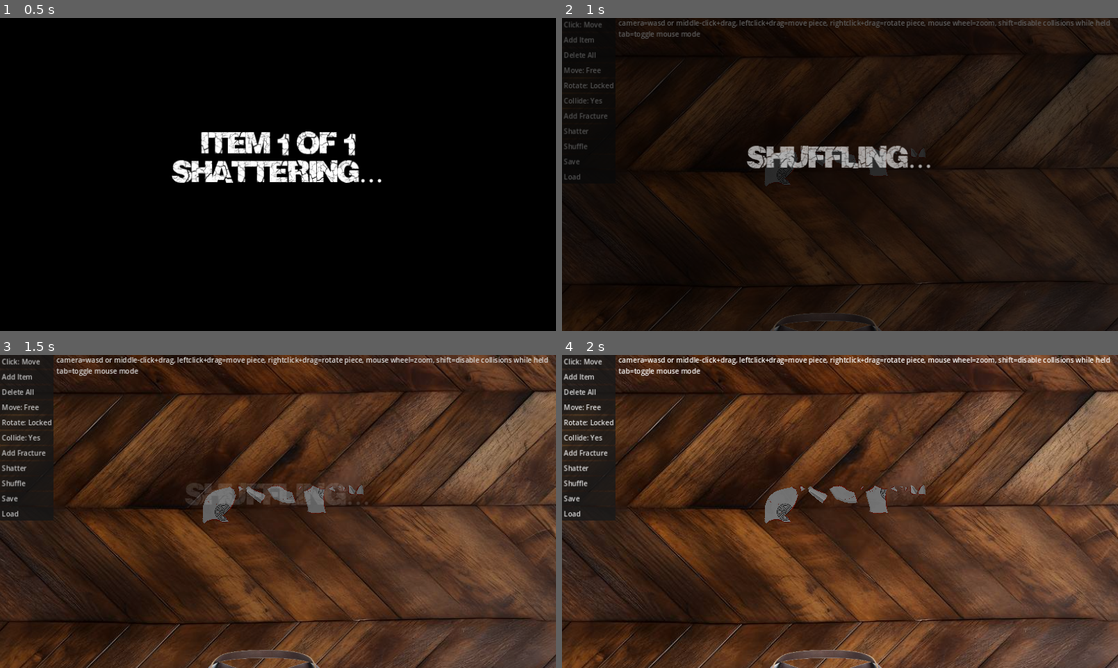
Above: before the commit, frames 1-4 (two rows, left to right).
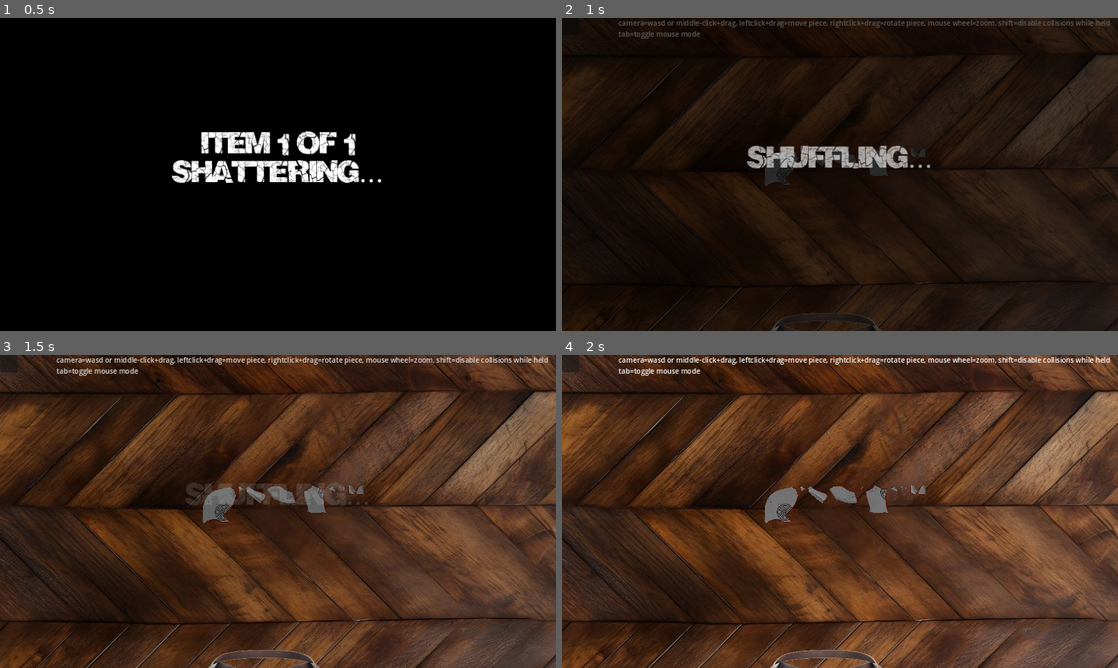
Above: after the commit, the same moments.

Repository: feyrkh/Exploratory
Game: Godot game, scene res://pottery/CleaningTable.tscn
Same seed, same stepped clock (60 frames per second), same inputs: the game is played once before the commit and once after it. This scene is started directly instead of the project's main scene.
Inputs (mouse positions are in pixels of both pictures, inside the frame that each line leads up to):
- Up to frame 1 (0.5 s): no input
- Up to frame 2 (1 s): click (589, 24) at 0.5 s, where only the run before the commit has a clickable "Click: Move"
- Up to frame 3 (1.5 s): click (27, 376) at 1.25 s, where only the run before the commit has a clickable "Add Item"
- Up to frame 4 (2 s): no input

Frame 1 is identical in both runs. In frame 2, 1.0% of the frame differs, in the area x 0-10%, y 1-52%; in frame 3, 3.5%; in frame 4, 3.8%, in the area x 0-10%, y 0-53%.

Commit message:
Toolbag demo

Diff:
--- a/menu/TitleScreen.tscn
+++ b/menu/TitleScreen.tscn
@@ -1,7 +1,10 @@
-[gd_scene load_steps=3 format=3 uid="uid://cf3wlna5ki846"]
+[gd_scene load_steps=4 format=3 uid="uid://cf3wlna5ki846"]
 
 [ext_resource type="Script" path="res://menu/TitleScreen.gd" id="1_mpvbx"]
 [ext_resource type="Theme" uid="uid://p7fc7eiwupyw" path="res://theme/main_menu.tres" id="2_7feem"]
+
+[sub_resource type="Environment" id="Environment_huhv1"]
+background_mode = 1
 
 [node name="TitleScreen" type="Node2D"]
 script = ExtResource("1_mpvbx")
@@ -233,6 +236,12 @@
 theme = ExtResource("2_7feem")
 text = "Exit"
 metadata/_edit_lock_ = true
+
+[node name="WorldEnvironment" type="WorldEnvironment" parent="."]
+environment = SubResource("Environment_huhv1")
+
+[node name="Camera2D" type="Camera2D" parent="."]
+anchor_mode = 0
 
 [connection signal="mouse_entered" from="OptionsContainer/OptionsGrid/ItemCountLabel" to="." method="_on_item_count_label_mouse_entered"]
 [connection signal="mouse_entered" from="OptionsContainer/OptionsGrid/ItemCountDecrease" to="." method="_on_item_count_label_mouse_entered"]
--- a/menu/main/DemoTable.gd
+++ b/menu/main/DemoTable.gd
@@ -1,5 +1,6 @@
 extends Node2D
 const SCROLL_SPEED := 50
+const NUM_SLOTS := 4
 var primes = [79, 83, 89, 97]
 var should_load_slowly = true
 
@@ -14,9 +15,9 @@
 	noise.fractal_type = FastNoiseLite.FRACTAL_FBM
 	noise.seed = randf()
 	var tree_to_use
-	var num_items = randi_range(2, 5)
-	num_items=5
-	var start_slot = randi_range(0, 4)
+	var num_items = randi_range(2, NUM_SLOTS)
+	num_items=NUM_SLOTS
+	var start_slot = randi_range(0, NUM_SLOTS-1)
 	var prime = primes.pick_random()
 	for i in range(num_items):
 		var item := await ItemBuilder.build_random_item(null, should_load_slowly, noise if randf() < 0.3 else null, randf_range(0.1, 1.0))
@@ -25,7 +26,7 @@
 		var slot = find_child("Slot"+str(start_slot))
 		slot.add_child(item)
 		item.position = Vector2(-(item.bounding_box.size.x/2) * item.scale.x, -(item.bounding_box.size.y) * item.scale.y)
-		start_slot = (start_slot + prime) % 5
+		start_slot = (start_slot + prime) % NUM_SLOTS
 		if should_load_slowly:
 			await(get_tree().process_frame)
 		for j in range(randi_range(2, 7)):
@@ -34,9 +35,9 @@
 			await(get_tree().process_frame)
 		item.try_shatter(randf_range(0.5, 1.5), should_load_slowly)
 		if should_load_slowly:
-			for j in range(5):
+			for j in range(NUM_SLOTS):
 				await(get_tree().process_frame)
-	for i in range(5):
+	for i in range(NUM_SLOTS):
 		var slot = find_child("Slot"+str(i))
 		for item in slot.get_children():
 			if is_instance_valid(item) and item is ArcheologyItem:
--- a/menu/main/DemoTable.tscn
+++ b/menu/main/DemoTable.tscn
@@ -1,49 +1,23 @@
-[gd_scene load_steps=2 format=3 uid="uid://brb4yifejocw3"]
+[gd_scene load_steps=3 format=3 uid="uid://brb4yifejocw3"]
 
 [ext_resource type="Script" path="res://menu/main/DemoTable.gd" id="1_hvqn8"]
+[ext_resource type="Texture2D" uid="uid://cr211tcpa7q1p" path="res://pottery/shelf.png" id="2_sv8rw"]
 
 [node name="DemoTable" type="Node2D"]
 z_index = -1
 script = ExtResource("1_hvqn8")
 metadata/_edit_vertical_guides_ = [-986.0, 1.0]
 
-[node name="LeftArm" type="Polygon2D" parent="."]
-z_index = -100
-position = Vector2(-1128, 63)
-color = Color(0.494118, 0.211765, 0.164706, 1)
-polygon = PackedVector2Array(340, 11, 140, 571, 209, 571, 398, 12)
+[node name="Shelf" type="Sprite2D" parent="."]
+z_index = -1
+position = Vector2(-485, 440)
+texture = ExtResource("2_sv8rw")
 
-[node name="RightArm" type="Polygon2D" parent="."]
-z_index = -100
-position = Vector2(137, 63)
-scale = Vector2(-1, 1)
-color = Color(0.494118, 0.211765, 0.164706, 1)
-polygon = PackedVector2Array(340, 11, 140, 571, 209, 571, 398, 12)
+[node name="Slot0" type="Node2D" parent="Shelf"]
+z_as_relative = false
+position = Vector2(154, -199)
 
-[node name="Shelf1" type="Polygon2D" parent="."]
-z_index = -100
-position = Vector2(-1128, 63)
-color = Color(0.494118, 0.211765, 0.164706, 1)
-polygon = PackedVector2Array(1034, 443, 223, 442, 205, 503, 1074, 503)
-
-[node name="Shelf2" type="Polygon2D" parent="."]
-z_index = -100
-position = Vector2(-1002, -146)
-scale = Vector2(0.802071, 1)
-color = Color(0.494118, 0.211765, 0.164706, 1)
-polygon = PackedVector2Array(1034, 443, 223, 442, 205, 503, 1074, 503)
-
-[node name="Shelf3" type="Polygon2D" parent="."]
-z_index = -100
-position = Vector2(-950.32, -367)
-scale = Vector2(0.706071, 1)
-color = Color(0.494118, 0.211765, 0.164706, 1)
-polygon = PackedVector2Array(1034, 443, 223, 442, 205, 503, 1074, 503)
-
-[node name="Slot0" type="Node2D" parent="."]
-position = Vector2(-509, 506)
-
-[node name="ColorRect" type="ColorRect" parent="Slot0"]
+[node name="ColorRect" type="ColorRect" parent="Shelf/Slot0"]
 visible = false
 z_index = 4
 offset_left = -5.0
@@ -51,10 +25,11 @@
 offset_right = 5.0
 offset_bottom = 5.0
 
-[node name="Slot1" type="Node2D" parent="."]
-position = Vector2(-741, 506)
+[node name="Slot1" type="Node2D" parent="Shelf"]
+z_as_relative = false
+position = Vector2(-186, 92)
 
-[node name="ColorRect" type="ColorRect" parent="Slot1"]
+[node name="ColorRect" type="ColorRect" parent="Shelf/Slot1"]
 visible = false
 z_index = 4
 offset_left = -5.0
@@ -62,10 +37,11 @@
 offset_right = 5.0
 offset_bottom = 5.0
 
-[node name="Slot2" type="Node2D" parent="."]
-position = Vector2(-265, 506)
+[node name="Slot2" type="Node2D" parent="Shelf"]
+z_as_relative = false
+position = Vector2(168, 94)
 
-[node name="ColorRect" type="ColorRect" parent="Slot2"]
+[node name="ColorRect" type="ColorRect" parent="Shelf/Slot2"]
 visible = false
 z_index = 4
 offset_left = -5.0
@@ -73,24 +49,14 @@
 offset_right = 5.0
 offset_bottom = 5.0
 
-[node name="Slot3" type="Node2D" parent="."]
-position = Vector2(-633, 296)
+[node name="Slot3" type="Node2D" parent="Shelf"]
+z_as_relative = false
+position = Vector2(-178, -201)
 
-[node name="ColorRect" type="ColorRect" parent="Slot3"]
+[node name="ColorRect" type="ColorRect" parent="Shelf/Slot3"]
 visible = false
 z_index = 4
 offset_left = -5.0
 offset_top = -5.0
 offset_right = 5.0
 offset_bottom = 5.0
-
-[node name="Slot4" type="Node2D" parent="."]
-position = Vector2(-378, 297)
-
-[node name="ColorRect" type="ColorRect" parent="Slot4"]
-visible = false
-z_index = 4
-offset_left = -5.0
-offset_top = -5.0
-offset_right = 5.0
-offset_bottom = 5.0
--- a/pottery/CleaningTable.gd
+++ b/pottery/CleaningTable.gd
@@ -226,38 +226,29 @@
 	Global.lock_rotation = !Global.lock_rotation
 	update_button_text()
 
-
-func _on_collide_button_pressed():
-	Global.collide = !Global.collide
-	update_button_text()
-
 func update_button_text():
+	pass
 	if Global.freeze_pieces:
-		find_child("FreezeButton").text = "Move: Locked"
+		find_child("FreezeButton").text = "Bump\nOn"
 	else:
-		find_child("FreezeButton").text = "Move: Free"
-	if Global.collide:
-		find_child("CollideButton").text = "Collide: Yes"
+		find_child("FreezeButton").text = "Bump\nOff"
+	#if Global.collide:
+		#find_child("CollideButton").text = "Collide: Yes"
+	#else:
+		#find_child("CollideButton").text = "Collide: No"
+	if Global.lock_rotation:
+		find_child("LockRotateButton").text = "Rotate\nOff"
 	else:
-		find_child("CollideButton").text = "Collide: No"
-	if Global.lock_rotation:
-		find_child("LockRotateButton").text = "Rotate: Locked"
-	else:
-		find_child("LockRotateButton").text = "Rotate: Free"
-	match Global.click_mode:
-		Global.ClickMode.move: find_child("ClickModeButton").text = "Click: Move"
-		Global.ClickMode.glue: find_child("ClickModeButton").text = "Click: Glue"
-		Global.ClickMode.paint: find_child("ClickModeButton").text = "Click: Paint"
-		_: find_child("ClickModeButton").text = "Click: Unknown?"
-
-
-func _on_add_fracture_button_pressed():
-	find_child("Pieces").get_children().pick_random().random_scar()
-
-
-func _on_shatter_button_pressed():
-	for child in find_child("Pieces").get_children():
-		child.shattering_in_progress = [Global.shatter_width, false]
+		find_child("LockRotateButton").text = "Rotate\nOn"
+	#match Global.click_mode:
+		#Global.ClickMode.move: find_child("ClickModeButton").text = "Click: Move"
+		#Global.ClickMode.glue: find_child("ClickModeButton").text = "Click: Glue"
+		#Global.ClickMode.paint: find_child("ClickModeButton").text = "Click: Paint"
+		#_: find_child("ClickModeButton").text = "Click: Unknown?"
+
+#func _on_shatter_button_pressed():
+	#for child in find_child("Pieces").get_children():
+		#child.shattering_in_progress = [Global.shatter_width, false]
 
 
 func _on_shuffle_button_pressed():
@@ -321,10 +312,7 @@
 	for child in $Pieces.get_children():
 		child.queue_free()
 
-func _on_click_mode_pressed():
-	Global.rotate_click_mode()
-
-func _on_save_button_pressed():
+func save_workspace():
 	var image_save_data := {} # ImageBuilder.ImageSaveData -> int index
 	var item_save_data = []
 	for item in $Pieces.get_children():
@@ -337,7 +325,7 @@
 	save_file.store_var((item_save_data))
 	save_file.close()
 
-func _on_load_button_pressed():
+func load_workspace():
 	for child in $Pieces.get_children():
 		child.queue_free()
 	var save_file := FileAccess.open("user://save.dat", FileAccess.READ)
--- a/pottery/CleaningTable.tscn
+++ b/pottery/CleaningTable.tscn
@@ -6,6 +6,11 @@
 [ext_resource type="Texture2D" uid="uid://cc8pmk1km76fw" path="res://art/desktop.jpg" id="3_g5nv7"]
 [ext_resource type="Theme" uid="uid://dwad5m8etc8jg" path="res://theme/toolbox_theme.tres" id="4_smbbr"]
 [ext_resource type="Script" path="res://pottery/ToolboxContainer.gd" id="5_02g13"]
+[ext_resource type="Texture2D" uid="uid://din2bwl03yjl4" path="res://art/icon/new_item.png" id="6_ykwqm"]
+[ext_resource type="Texture2D" uid="uid://c7pq1fo4eb4qh" path="res://art/icon/bump.png" id="8_20xbj"]
+[ext_resource type="Texture2D" uid="uid://dpl0pib8s34xv" path="res://art/icon/rotate.png" id="9_t8akh"]
+[ext_resource type="Texture2D" uid="uid://svocl7vr3n7r" path="res://art/icon/shuffle.png" id="10_03ju3"]
+[ext_resource type="Texture2D" uid="uid://n7h30whidhfi" path="res://art/icon/glue_pot.png" id="10_6y6y3"]
 
 [sub_resource type="CircleShape2D" id="CircleShape2D_tahv2"]
 radius = 15.0
@@ -42,79 +47,6 @@
 [node name="PanelContainer" type="PanelContainer" parent="CanvasLayer"]
 offset_right = 40.0
 offset_bottom = 40.0
-
-[node name="HBoxContainer" type="VBoxContainer" parent="CanvasLayer/PanelContainer"]
-layout_mode = 2
-
-[node name="ClickModeButton" type="Button" parent="CanvasLayer/PanelContainer/HBoxContainer"]
-layout_mode = 2
-focus_mode = 0
-text = "Mode: Move
-"
-alignment = 0
-
-[node name="AddNewButton" type="Button" parent="CanvasLayer/PanelContainer/HBoxContainer"]
-layout_mode = 2
-focus_mode = 0
-toggle_mode = true
-text = "Add Item"
-alignment = 0
-
-[node name="DeleteAllButton" type="Button" parent="CanvasLayer/PanelContainer/HBoxContainer"]
-layout_mode = 2
-focus_mode = 0
-toggle_mode = true
-text = "Delete All"
-alignment = 0
-
-[node name="FreezeButton" type="Button" parent="CanvasLayer/PanelContainer/HBoxContainer"]
-layout_mode = 2
-focus_mode = 0
-toggle_mode = true
-text = "Move: Free"
-alignment = 0
-
-[node name="LockRotateButton" type="Button" parent="CanvasLayer/PanelContainer/HBoxContainer"]
-layout_mode = 2
-focus_mode = 0
-text = "Rotate: Locked"
-alignment = 0
-
-[node name="CollideButton" type="Button" parent="CanvasLayer/PanelContainer/HBoxContainer"]
-layout_mode = 2
-focus_mode = 0
-text = "Collide: Yes"
-alignment = 0
-
-[node name="AddFractureButton" type="Button" parent="CanvasLayer/PanelContainer/HBoxContainer"]
-layout_mode = 2
-focus_mode = 0
-text = "Add Fracture"
-alignment = 0
-
-[node name="ShatterButton" type="Button" parent="CanvasLayer/PanelContainer/HBoxContainer"]
-layout_mode = 2
-focus_mode = 0
-text = "Shatter"
-alignment = 0
-
-[node name="ShuffleButton" type="Button" parent="CanvasLayer/PanelContainer/HBoxContainer"]
-layout_mode = 2
-focus_mode = 0
-text = "Shuffle"
-alignment = 0
-
-[node name="SaveButton" type="Button" parent="CanvasLayer/PanelContainer/HBoxContainer"]
-layout_mode = 2
-focus_mode = 0
-text = "Save"
-alignment = 0
-
-[node name="LoadButton" type="Button" parent="CanvasLayer/PanelContainer/HBoxContainer"]
-layout_mode = 2
-focus_mode = 0
-text = "Load"
-alignment = 0
 
 [node name="Label" type="Label" parent="CanvasLayer"]
 offset_left = 130.0
@@ -152,6 +84,145 @@
 theme = ExtResource("4_smbbr")
 script = ExtResource("5_02g13")
 
+[node name="MarginContainer" type="MarginContainer" parent="CanvasLayer/ToolboxContainer"]
+layout_mode = 2
+theme_override_constants/margin_left = 45
+theme_override_constants/margin_top = 80
+theme_override_constants/margin_right = 35
+
+[node name="VBoxContainer" type="VBoxContainer" parent="CanvasLayer/ToolboxContainer/MarginContainer"]
+layout_mode = 2
+
+[node name="Tools" type="GridContainer" parent="CanvasLayer/ToolboxContainer/MarginContainer/VBoxContainer"]
+layout_mode = 2
+columns = 4
+
+[node name="FreezeButton" type="Button" parent="CanvasLayer/ToolboxContainer/MarginContainer/VBoxContainer/Tools"]
+layout_mode = 2
+size_flags_horizontal = 3
+focus_mode = 0
+mouse_filter = 1
+text = "bump
+off"
+icon = ExtResource("8_20xbj")
+alignment = 0
+
+[node name="LockRotateButton" type="Button" parent="CanvasLayer/ToolboxContainer/MarginContainer/VBoxContainer/Tools"]
+layout_mode = 2
+size_flags_horizontal = 3
+focus_mode = 0
+mouse_filter = 1
+text = "rotate
+off"
+icon = ExtResource("9_t8akh")
+alignment = 0
+
+[node name="AddNewButton" type="Button" parent="CanvasLayer/ToolboxContainer/MarginContainer/VBoxContainer/Tools"]
+layout_mode = 2
+size_flags_horizontal = 3
+focus_mode = 0
+mouse_filter = 1
+theme = ExtResource("4_smbbr")
+text = "New
+Item"
+icon = ExtResource("6_ykwqm")
+alignment = 0
+
+[node name="ShuffleButton" type="Button" parent="CanvasLayer/ToolboxContainer/MarginContainer/VBoxContainer/Tools"]
+layout_mode = 2
+size_flags_horizontal = 3
+focus_mode = 0
+mouse_filter = 1
+text = "shuffle"
+icon = ExtResource("10_03ju3")
+alignment = 0
+
+[node name="GlueClear" type="Button" parent="CanvasLayer/ToolboxContainer/MarginContainer/VBoxContainer/Tools"]
+layout_mode = 2
+size_flags_horizontal = 3
+focus_mode = 0
+mouse_filter = 1
+text = "glue
+clear"
+icon = ExtResource("10_6y6y3")
+alignment = 0
+
+[node name="GlueWhite" type="Button" parent="CanvasLayer/ToolboxContainer/MarginContainer/VBoxContainer/Tools"]
+layout_mode = 2
+size_flags_horizontal = 3
+focus_mode = 0
+mouse_filter = 1
+text = "glue
+white"
+icon = ExtResource("10_6y6y3")
+alignment = 0
+
+[node name="GlueGold" type="Button" parent="CanvasLayer/ToolboxContainer/MarginContainer/VBoxContainer/Tools"]
+self_modulate = Color(1, 0.858824, 0.0705882, 1)
+layout_mode = 2
+size_flags_horizontal = 3
+focus_mode = 0
+mouse_filter = 1
+text = "glue
+gold"
+icon = ExtResource("10_6y6y3")
+alignment = 0
+
+[node name="GlueRed" type="Button" parent="CanvasLayer/ToolboxContainer/MarginContainer/VBoxContainer/Tools"]
+self_modulate = Color(0.858824, 0, 0.0980392, 1)
+layout_mode = 2
+size_flags_horizontal = 3
+focus_mode = 0
+mouse_filter = 1
+text = "glue
+red"
+icon = ExtResource("10_6y6y3")
+alignment = 0
+
+[node name="GlueGreen" type="Button" parent="CanvasLayer/ToolboxContainer/MarginContainer/VBoxContainer/Tools"]
+self_modulate = Color(0.196078, 0.964706, 0, 1)
+layout_mode = 2
+size_flags_horizontal = 3
+focus_mode = 0
+mouse_filter = 1
+text = "glue
+green"
+icon = ExtResource("10_6y6y3")
+alignment = 0
+
+[node name="GlueBlue" type="Button" parent="CanvasLayer/ToolboxContainer/MarginContainer/VBoxContainer/Tools"]
+self_modulate = Color(0.0862745, 0.0431373, 1, 1)
+layout_mode = 2
+size_flags_horizontal = 3
+focus_mode = 0
+mouse_filter = 1
+text = "glue
+blue"
+icon = ExtResource("10_6y6y3")
+alignment = 0
+
+[node name="GlueViolet" type="Button" parent="CanvasLayer/ToolboxContainer/MarginContainer/VBoxContainer/Tools"]
+self_modulate = Color(0.764706, 0, 0.901961, 1)
+layout_mode = 2
+size_flags_horizontal = 3
+focus_mode = 0
+mouse_filter = 1
+text = "glue
+violet"
+icon = ExtResource("10_6y6y3")
+alignment = 0
+
+[node name="GlueGreen3" type="Button" parent="CanvasLayer/ToolboxContainer/MarginContainer/VBoxContainer/Tools"]
+self_modulate = Color(0.270588, 0.266667, 0.27451, 1)
+layout_mode = 2
+size_flags_horizontal = 3
+focus_mode = 0
+mouse_filter = 1
+text = "glue
+black"
+icon = ExtResource("10_6y6y3")
+alignment = 0
+
 [node name="CursorArea" type="Area2D" parent="."]
 collision_layer = 0
 collision_mask = 2
@@ -181,18 +252,19 @@
 rotation = 1.5708
 shape = SubResource("RectangleShape2D_wqvk2")
 
-[connection signal="pressed" from="CanvasLayer/PanelContainer/HBoxContainer/ClickModeButton" to="." method="_on_click_mode_pressed"]
-[connection signal="pressed" from="CanvasLayer/PanelContainer/HBoxContainer/AddNewButton" to="." method="_on_add_new_button_pressed"]
-[connection signal="pressed" from="CanvasLayer/PanelContainer/HBoxContainer/DeleteAllButton" to="." method="_on_delete_all_button_pressed"]
-[connection signal="pressed" from="CanvasLayer/PanelContainer/HBoxContainer/FreezeButton" to="." method="_on_freeze_button_pressed"]
-[connection signal="pressed" from="CanvasLayer/PanelContainer/HBoxContainer/LockRotateButton" to="." method="_on_lock_rotate_button_pressed"]
-[connection signal="pressed" from="CanvasLayer/PanelContainer/HBoxContainer/CollideButton" to="." method="_on_collide_button_pressed"]
-[connection signal="pressed" from="CanvasLayer/PanelContainer/HBoxContainer/AddFractureButton" to="." method="_on_add_fracture_button_pressed"]
-[connection signal="pressed" from="CanvasLayer/PanelContainer/HBoxContainer/ShatterButton" to="." method="_on_shatter_button_pressed"]
-[connection signal="pressed" from="CanvasLayer/PanelContainer/HBoxContainer/ShuffleButton" to="." method="_on_shuffle_button_pressed"]
-[connection signal="pressed" from="CanvasLayer/PanelContainer/HBoxContainer/SaveButton" to="." method="_on_save_button_pressed"]
-[connection signal="pressed" from="CanvasLayer/PanelContainer/HBoxContainer/LoadButton" to="." method="_on_load_button_pressed"]
 [connection signal="mouse_entered" from="CanvasLayer/ToolboxContainer" to="CanvasLayer/ToolboxContainer" method="_on_mouse_entered"]
 [connection signal="mouse_exited" from="CanvasLayer/ToolboxContainer" to="CanvasLayer/ToolboxContainer" method="_on_mouse_exited"]
+[connection signal="pressed" from="CanvasLayer/ToolboxContainer/MarginContainer/VBoxContainer/Tools/FreezeButton" to="." method="_on_freeze_button_pressed"]
+[connection signal="pressed" from="CanvasLayer/ToolboxContainer/MarginContainer/VBoxContainer/Tools/LockRotateButton" to="." method="_on_lock_rotate_button_pressed"]
+[connection signal="pressed" from="CanvasLayer/ToolboxContainer/MarginContainer/VBoxContainer/Tools/AddNewButton" to="." method="_on_add_new_button_pressed"]
+[connection signal="pressed" from="CanvasLayer/ToolboxContainer/MarginContainer/VBoxContainer/Tools/ShuffleButton" to="." method="_on_shuffle_button_pressed"]
+[connection signal="pressed" from="CanvasLayer/ToolboxContainer/MarginContainer/VBoxContainer/Tools/GlueClear" to="." method="_on_freeze_button_pressed"]
+[connection signal="pressed" from="CanvasLayer/ToolboxContainer/MarginContainer/VBoxContainer/Tools/GlueWhite" to="." method="_on_freeze_button_pressed"]
+[connection signal="pressed" from="CanvasLayer/ToolboxContainer/MarginContainer/VBoxContainer/Tools/GlueGold" to="." method="_on_freeze_button_pressed"]
+[connection signal="pressed" from="CanvasLayer/ToolboxContainer/MarginContainer/VBoxContainer/Tools/GlueRed" to="." method="_on_freeze_button_pressed"]
+[connection signal="pressed" from="CanvasLayer/ToolboxContainer/MarginContainer/VBoxContainer/Tools/GlueGreen" to="." method="_on_freeze_button_pressed"]
+[connection signal="pressed" from="CanvasLayer/ToolboxContainer/MarginContainer/VBoxContainer/Tools/GlueBlue" to="." method="_on_freeze_button_pressed"]
+[connection signal="pressed" from="CanvasLayer/ToolboxContainer/MarginContainer/VBoxContainer/Tools/GlueViolet" to="." method="_on_freeze_button_pressed"]
+[connection signal="pressed" from="CanvasLayer/ToolboxContainer/MarginContainer/VBoxContainer/Tools/GlueGreen3" to="." method="_on_freeze_button_pressed"]
 [connection signal="body_entered" from="CursorArea" to="CursorArea" method="_on_body_entered"]
 [connection signal="body_exited" from="CursorArea" to="CursorArea" method="_on_body_exited"]
--- a/pottery/ToolboxContainer.gd
+++ b/pottery/ToolboxContainer.gd
@@ -6,11 +6,6 @@
 @onready var extended_position = Vector2(position.x, get_viewport().size.y -  get_rect().size.y)
 @onready var normal_distance = extended_position.distance_to(resting_position)
 var cur_tween:Tween
-
-# Called every frame. 'delta' is the elapsed time since the previous frame.
-func _process(delta):
-	pass
-
 
 func _on_mouse_entered():
 	if cur_tween and cur_tween.is_running():
--- a/project.godot
+++ b/project.godot
@@ -126,5 +126,6 @@
 [rendering]
 
 renderer/rendering_method="mobile"
+environment/defaults/default_clear_color=Color(0, 0, 0, 1)
 anti_aliasing/quality/msaa_2d=2
 anti_aliasing/quality/screen_space_aa=1
--- /dev/null
+++ b/theme/toolbox_button_stylebox.tres
@@ -0,0 +1,3 @@
+[gd_resource type="StyleBoxEmpty" format=3 uid="uid://dua1iy04vlbui"]
+
+[resource]
--- a/theme/toolbox_theme.tres
+++ b/theme/toolbox_theme.tres
@@ -1,6 +1,17 @@
-[gd_resource type="Theme" load_steps=2 format=3 uid="uid://dwad5m8etc8jg"]
+[gd_resource type="Theme" load_steps=4 format=3 uid="uid://dwad5m8etc8jg"]
 
 [ext_resource type="StyleBox" uid="uid://n1fqpkpiy5jw" path="res://theme/toolbox_panel.tres" id="1_mkc8m"]
+[ext_resource type="FontFile" uid="uid://31qwtk37jy7j" path="res://theme/Crackvetica.ttf" id="1_t1fi0"]
+[ext_resource type="StyleBox" uid="uid://dua1iy04vlbui" path="res://theme/toolbox_button_stylebox.tres" id="2_pirr7"]
 
 [resource]
+Button/colors/font_color = Color(1, 1, 1, 1)
+Button/colors/font_outline_color = Color(0, 0, 0, 1)
+Button/constants/outline_size = 2
+Button/font_sizes/font_size = 18
+Button/fonts/font = ExtResource("1_t1fi0")
+Button/styles/focus = ExtResource("2_pirr7")
+Button/styles/hover = ExtResource("2_pirr7")
+Button/styles/normal = ExtResource("2_pirr7")
+Button/styles/pressed = ExtResource("2_pirr7")
 PanelContainer/styles/panel = ExtResource("1_mkc8m")
Binary file added: art/icon/bump.png
Not shown, added: art/icon/bump.png.import
Binary file added: art/icon/discard_item.png
Not shown, added: art/icon/discard_item.png.import
Not shown, added: art/icon/glue.png.import
Binary file added: art/icon/glue_pot.png
Not shown, added: art/icon/glue_pot.png.import
Binary file added: art/icon/new_item.png
Not shown, added: art/icon/new_item.png.import
Not shown, added: art/icon/paint.png.import
Binary file added: art/icon/rotate.png
Not shown, added: art/icon/rotate.png.import
(and 9 more such lines)
